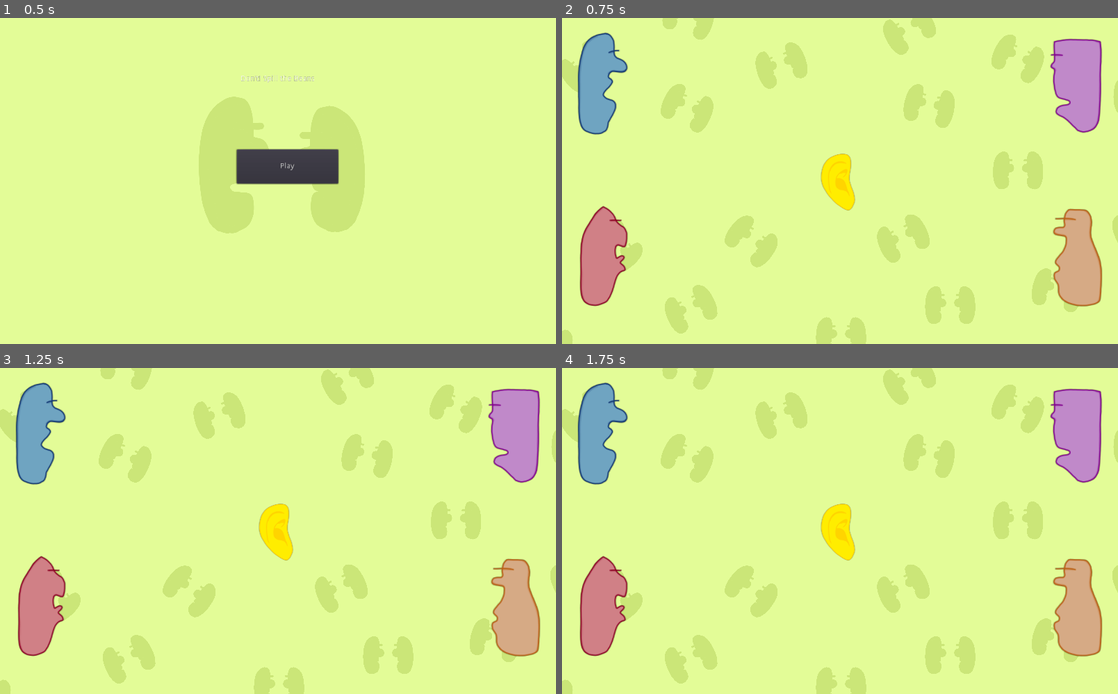
Above: before the commit, frames 1-4 (two rows, left to right).
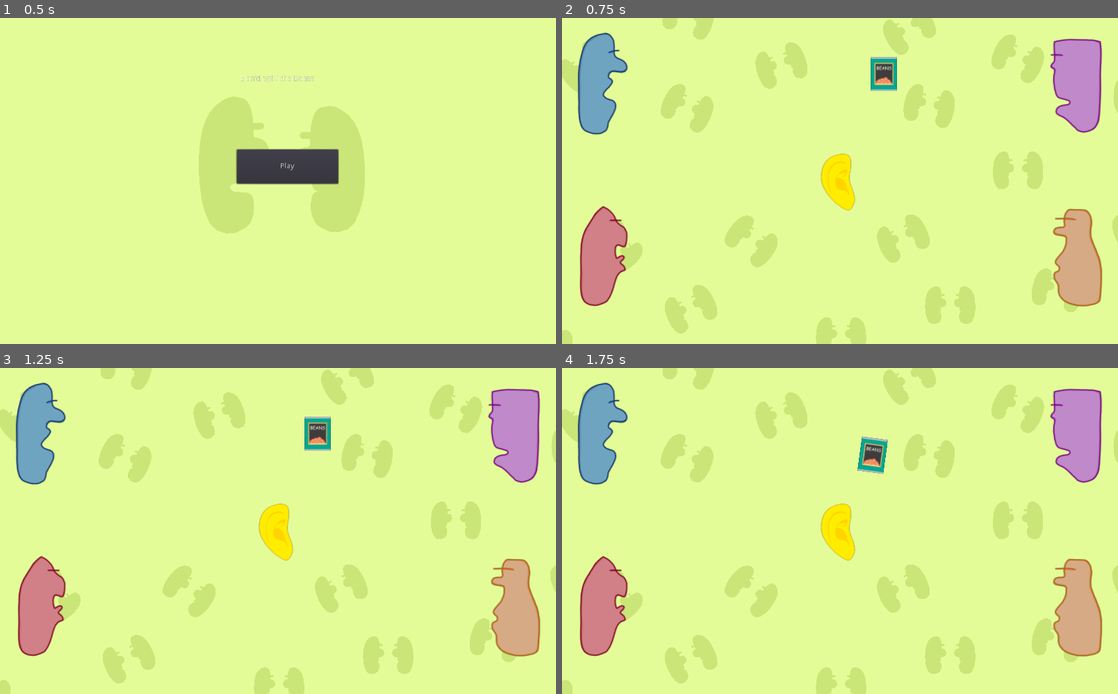
Above: after the commit, the same moments.

Repository: FyshStyx/SpillTheBeans
Game: Godot game, scene res://MainMenu.tscn
The game is run twice, just before and just after one commit, with the same random seed, the same clock (stepped at 60 frames per second) and the same inputs.
Inputs:
- Up to frame 1 (0.5 s): no input
- Up to frame 2 (0.75 s): click "Play" at 0.5 s
- Up to frame 3 (1.25 s): no input
- Up to frame 4 (1.75 s): hold D (movement_right) from 1.28 s (still down)

Frame 1 is identical in both runs. In frame 2, 0.5% of the frame differs, in the area x 55-61%, y 11-23%; in frame 3, 0.5%; in frame 4, 0.5%, in the area x 53-59%, y 20-33%.

Commit message:
removed normal gravity, added spinning circle to middle of game, updated can visuals

Diff:
--- a/beans/GameScene.tscn
+++ b/beans/GameScene.tscn
@@ -6,6 +6,7 @@
 [ext_resource path="res://Sprites/ferdo.png" type="Texture" id=4]
 [ext_resource path="res://Sprites/gorm.png" type="Texture" id=5]
 [ext_resource path="res://Sprites/ewart.png" type="Texture" id=6]
+[ext_resource path="res://Scenes/BeanCan.tscn" type="PackedScene" id=7]
 
 [node name="GameScene" type="Control"]
 anchor_right = 1.0
@@ -13,6 +14,9 @@
 
 [node name="Background" parent="." instance=ExtResource( 1 )]
 position = Vector2( 512, 300 )
+
+[node name="Can" parent="." instance=ExtResource( 7 )]
+position = Vector2( 593, 119 )
 
 [node name="HumanEar" parent="." instance=ExtResource( 2 )]
 position = Vector2( 512, 300 )
--- a/beans/Scenes/BeanCan.tscn
+++ b/beans/Scenes/BeanCan.tscn
@@ -1,15 +1,15 @@
 [gd_scene load_steps=5 format=2]
 
-[ext_resource path="res://Sprites/bean can.png" type="Texture" id=1]
+[ext_resource path="res://Sprites/bean can2.png" type="Texture" id=1]
 [ext_resource path="res://Scripts/BeanCan.gd" type="Script" id=2]
 
 [sub_resource type="PhysicsMaterial" id=2]
+friction = 0.0
 
 [sub_resource type="RectangleShape2D" id=1]
-extents = Vector2( 33.0228, 43.9622 )
+extents = Vector2( 24, 31.75 )
 
 [node name="Can" type="RigidBody2D"]
-mass = 0.1
 physics_material_override = SubResource( 2 )
 contacts_reported = 10
 contact_monitor = true
@@ -17,11 +17,11 @@
 
 [node name="BeanCan" type="Sprite" parent="."]
 position = Vector2( 3.72529e-09, -17 )
-scale = Vector2( 0.043, 0.043 )
+scale = Vector2( 0.03, 0.03 )
 texture = ExtResource( 1 )
 
 [node name="CollisionShape2D" type="CollisionShape2D" parent="."]
-position = Vector2( 0, -17 )
+position = Vector2( 0, -17.25 )
 shape = SubResource( 1 )
 
 [connection signal="body_entered" from="." to="." method="_on_Can_body_entered"]
--- a/beans/Scenes/HumanEar.tscn
+++ b/beans/Scenes/HumanEar.tscn
@@ -1,17 +1,39 @@
-[gd_scene load_steps=3 format=2]
+[gd_scene load_steps=6 format=2]
 
 [ext_resource path="res://Sprites/ear.png" type="Texture" id=1]
+[ext_resource path="res://Scenes/Spinning Wheel.gd" type="Script" id=2]
 
-[sub_resource type="CapsuleShape2D" id=1]
-radius = 34.0
-height = 38.0
+[sub_resource type="CircleShape2D" id=1]
+radius = 300.0
 
-[node name="HumanEar" type="StaticBody2D"]
+[sub_resource type="RectangleShape2D" id=4]
+extents = Vector2( 1.5, 201.5 )
+
+[sub_resource type="CircleShape2D" id=3]
+radius = 81.0
+
+[node name="HumanEar" type="Node2D"]
 
 [node name="Ear" type="Sprite" parent="."]
 scale = Vector2( 0.04, 0.04 )
 texture = ExtResource( 1 )
 
-[node name="CollisionShape2D" type="CollisionShape2D" parent="."]
-position = Vector2( -2, 2 )
+[node name="Gravity Well" type="Area2D" parent="."]
+space_override = 3
+gravity_point = true
+
+[node name="CollisionShape2D" type="CollisionShape2D" parent="Gravity Well"]
 shape = SubResource( 1 )
+
+[node name="Spinning Wheel" type="StaticBody2D" parent="."]
+script = ExtResource( 2 )
+
+[node name="Spikes" type="CollisionShape2D" parent="Spinning Wheel"]
+shape = SubResource( 4 )
+
+[node name="Spikes2" type="CollisionShape2D" parent="Spinning Wheel"]
+rotation = 1.5708
+shape = SubResource( 4 )
+
+[node name="Sphere" type="CollisionShape2D" parent="Spinning Wheel"]
+shape = SubResource( 3 )
--- /dev/null
+++ b/beans/Scenes/Spinning Wheel.gd
@@ -0,0 +1,8 @@
+extends StaticBody2D
+
+var rotation_speed = 0.2
+
+
+# Constantly spin the wheel
+func _process(delta):
+	rotation += rotation_speed * delta
--- a/beans/Scripts/BeanCan.gd
+++ b/beans/Scripts/BeanCan.gd
@@ -1,7 +1,7 @@
 extends RigidBody2D
 
 # Use this variable to check if this can has been "caught" yet
-var in_stack = false
+var in_stack = true
 
 #Override of default behaviour
 func get_class():
--- a/beans/project.godot
+++ b/beans/project.godot
@@ -92,6 +92,7 @@
 [physics]
 
 common/enable_pause_aware_picking=true
+2d/default_gravity=0
 
 [rendering]
 
Not shown: 1 places in beans/GameScene.tscn that only renumber resources
Binary file added: beans/Sprites/bean can2.png
Not shown, added: beans/Sprites/bean can2.png.import
